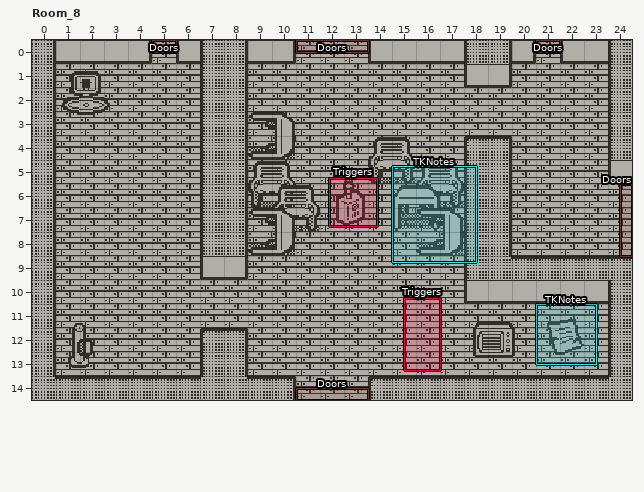
A LDtk project gets an edit: LDTK/DPplaydate.ldtk. Above: the version before the commit.
Cells are 16x16 px. Shown: Room_8 x 0..24, y 0..14. The commit also changed other parts of the map, which this record leaves out.
New version:
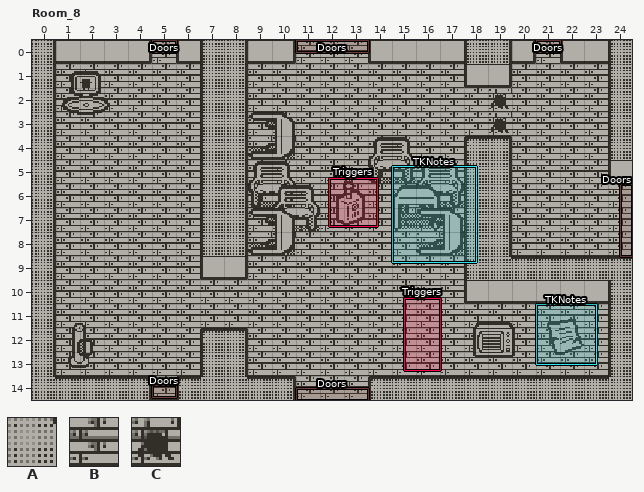
Key: from "Gameplay": A 1 "Wall", B 4 "Floor", C 32 "tinyHole".
_ is an empty cell.
Objects are placed by their top-left corner, in cells (3,4 is the top-left corner of cell 3,4); size is 1x1 cell unless given.
The exact change:
Layer "Gameplay":
Tile A becomes tile B in row 14 at x 5.
Tile B becomes tile C in rows 2 to 3 at x 19.
Layer "Doors":
A new object: "Doors" rectangle at 5,14.4 size 1x0.5.
